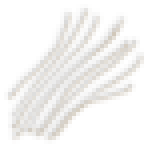
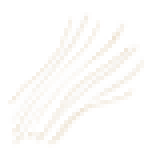
Comparing the layer stacks of the two 148 × 148 images. Changes:
removed layer "Слой 3" over 4, 8, 136, 144
removed layer "Слой 2" over 4, 4, 144, 144
added layer "Слой 5" above "Яркость/Контрастность 3" over 4, 12, 136, 148
added layer "Слой 4" over 4, 8, 144, 148
